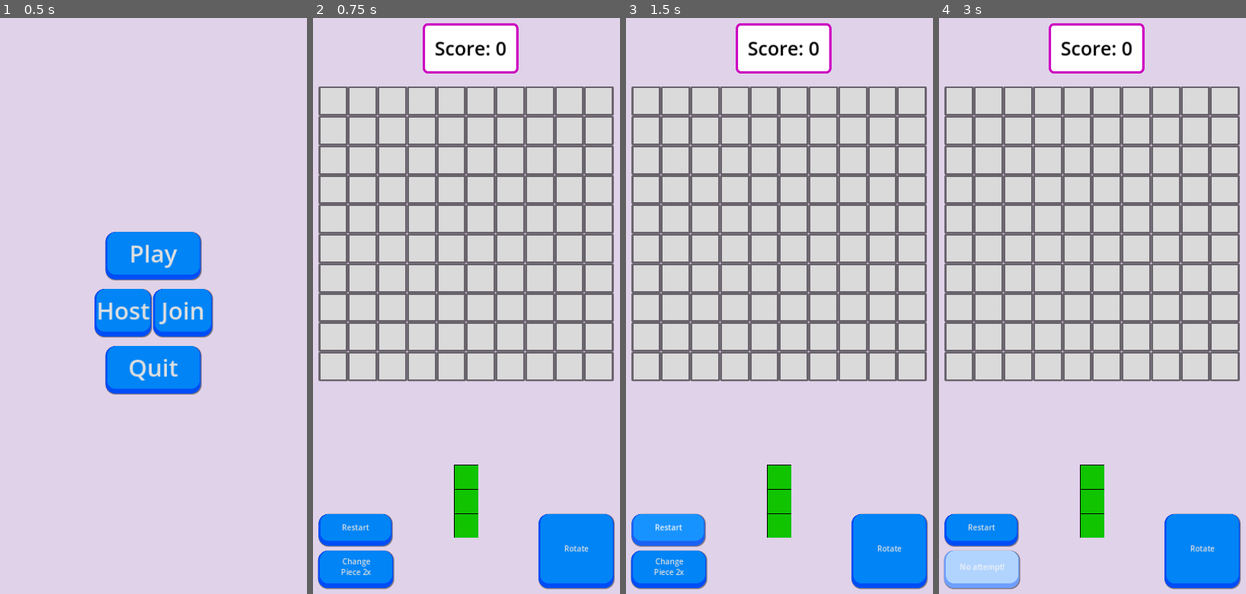
Above: before the commit, frames 1-4 (left to right).
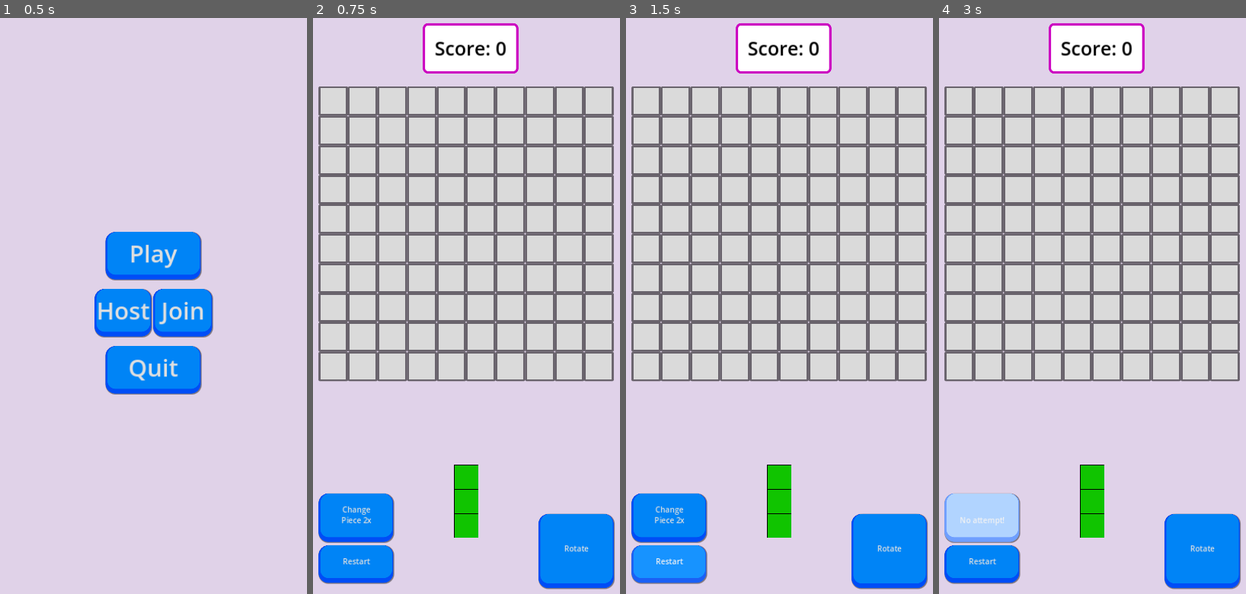
Above: after the commit, the same moments.

Repository: Awe0/Color-Jam
Game: Godot game, scene res://Scenes/Menu.tscn
Same seed, same stepped clock (60 frames per second), same inputs: the game is played once before the commit and once after it.
Inputs:
- Up to frame 1 (0.5 s): no input
- Up to frame 2 (0.75 s): click "Play" at 0.5 s
- Up to frame 3 (1.5 s): click "Restart" at 1.25 s
- Up to frame 4 (3 s): click "Change Piece 2x" at 2 s; click "Change Piece 1x" at 2.75 s

Frame 1 is identical in both runs. In frame 2, 2.3% of the frame differs, in the area x 1-27%, y 82-100%; in frame 3, 2.3%; in frame 4, 4.0%.

Commit message:
Trying to add a piece queue

Diff:
--- a/Scenes/Game.tscn
+++ b/Scenes/Game.tscn
@@ -14,7 +14,7 @@
 grow_vertical = 2
 script = ExtResource("1_y1bmt")
 metadata/_edit_horizontal_guides_ = [1063.0, 1220.0, 1050.0]
-metadata/_edit_vertical_guides_ = [50.0, 670.0, 360.0]
+metadata/_edit_vertical_guides_ = [50.0, 670.0, 360.0, 207.0]
 
 [node name="ColorRect" type="ColorRect" parent="."]
 layout_mode = 1
@@ -25,24 +25,53 @@
 grow_vertical = 2
 color = Color(0.879677, 0.824513, 0.911644, 1)
 
-[node name="Restart" type="Button" parent="."]
-layout_mode = 0
+[node name="VBoxContainer" type="VBoxContainer" parent="."]
+layout_mode = 1
+anchors_preset = 15
+anchor_right = 1.0
+anchor_bottom = 1.0
+offset_top = -61.0
+offset_bottom = -61.0
+grow_horizontal = 2
+grow_vertical = 2
+theme_override_constants/separation = 105
+
+[node name="Label2" type="Label" parent="VBoxContainer"]
+layout_mode = 2
+
+[node name="MarginContainer" type="MarginContainer" parent="VBoxContainer/Label2"]
+layout_mode = 2
 offset_left = 50.0
-offset_top = 1062.0
-offset_right = 204.0
-offset_bottom = 1129.0
+offset_top = 1081.0
+offset_right = 207.0
+offset_bottom = 1137.0
+
+[node name="ChangePiece" type="Button" parent="VBoxContainer/Label2/MarginContainer"]
+layout_mode = 2
 theme = ExtResource("2_1nh3o")
-text = "Restart"
+text = "
+Change
+Piece 2x
 
-[node name="ChangePiece" type="Button" parent="."]
-layout_mode = 0
-offset_left = 49.0
-offset_top = 1139.0
+"
+
+[node name="Label" type="Label" parent="VBoxContainer"]
+layout_mode = 2
+
+[node name="MarginContainer" type="MarginContainer" parent="VBoxContainer/Label"]
+layout_mode = 2
+offset_left = 50.0
+offset_top = 1063.0
 offset_right = 207.0
-offset_bottom = 1218.0
+offset_bottom = 1142.0
+
+[node name="Restart" type="Button" parent="VBoxContainer/Label/MarginContainer"]
+layout_mode = 2
 theme = ExtResource("2_1nh3o")
-text = "Change
-Piece 2x"
+text = "
+Restart
+
+"
 
 [node name="Rotate" type="Button" parent="."]
 layout_mode = 0
@@ -109,8 +138,8 @@
 theme = ExtResource("2_1nh3o")
 text = "Restart"
 
-[connection signal="pressed" from="Restart" to="." method="_on_restart_pressed"]
-[connection signal="pressed" from="ChangePiece" to="." method="_on_change_piece_pressed"]
+[connection signal="pressed" from="VBoxContainer/Label2/MarginContainer/ChangePiece" to="." method="_on_change_piece_pressed"]
+[connection signal="pressed" from="VBoxContainer/Label/MarginContainer/Restart" to="." method="_on_restart_pressed"]
 [connection signal="pressed" from="Rotate" to="." method="_on_rotate_pressed"]
 [connection signal="pressed" from="Upgrade" to="." method="_on_upgrade_pressed"]
 [connection signal="pressed" from="GameOver/Restart2" to="." method="_on_restart_pressed"]
--- a/Scripts/game.gd
+++ b/Scripts/game.gd
@@ -3,8 +3,8 @@
 @onready var grid_container: GridContainer = $GridContainer
 @onready var score_label: Label = $Score
 @onready var preview: CenterContainer = $Preview
-@onready var restart_button: Button = $Restart
-@onready var change_piece_button: Button = $ChangePiece
+@onready var restart_button: Button = $VBoxContainer/Label/MarginContainer/Restart
+@onready var change_piece_button: Button = $VBoxContainer/Label2/MarginContainer/ChangePiece
 @onready var game_over: Label = $GameOver
 @onready var rotate_button: Button = $Rotate
 
@@ -16,13 +16,15 @@
 var score: int = 0
 var cells = []
 var selected_color = null
+var piece_queue = []
 var attempt = 2
+#var arraytest = [0,]
 var color_scenes = [
-	preload("res://Scenes/Colors/Yellow.tscn"),
+	preload("res://Scenes/Colors/Red.tscn"),
 	preload("res://Scenes/Colors/Green.tscn"),
 	preload("res://Scenes/Colors/Brown.tscn"),
 	preload("res://Scenes/Colors/Blue.tscn"),
-	preload("res://Scenes/Colors/Red.tscn")
+	preload("res://Scenes/Colors/Yellow.tscn"),
 ]
 var color_previews = {
 	"yellow": preload("res://Scenes/Colors/Previews/Yellow_Preview.tscn"),
@@ -33,8 +35,31 @@
 }
 
 func _ready():
+	initialize_piece_queue()
 	create_grid()
 	assign_random_color()
+
+func initialize_piece_queue():
+	for i in range(3):
+		var random_index = randi() % color_scenes.size()
+		#print("color_scene array : ")
+		#print(color_scenes)
+		#print("\nrandom index : ")
+		#print(random_index)
+		var new_piece = color_scenes[random_index]
+		#print("\n new piece : ")
+		#print(new_piece)
+		piece_queue.append(new_piece)
+		#print("\n piece queue : ")
+		#print(piece_queue)
+
+func update_piece_queue():
+	piece_queue.pop_front()
+	var random_index = randi() % color_scenes.size()
+	var new_piece = color_scenes[random_index].instantiate()
+	piece_queue.append(new_piece)
+	selected_color = piece_queue[0]
+	update_previews()
 
 func create_grid():
 	for i in range(GRID_SIZE):
@@ -85,7 +110,12 @@
 func assign_random_color():
 	preview.rotation = 0
 	var random_index = randi() % color_scenes.size()
+	#if piece_order.size() < 3:
+		#piece_order.append(color_scenes[random_index])
 	selected_color = color_scenes[random_index].instantiate()
+	update_previews()
+
+func update_previews():
 	var color_name = selected_color.color_name
 	if color_previews.has(color_name):
 		var preview_instance = color_previews[color_name].instantiate()
@@ -147,7 +177,7 @@
 	var enable_theme_button = load("res://Themes/Buttons.tres")
 	score = 0
 	score_label.text = "Score: 0"
-	change_piece_button.text = "Change\nPiece 2x"
+	change_piece_button.text = "\nChange\nPiece 2x\n\n"
 	attempt = 2
 	change_piece_button.set_theme(enable_theme_button)
 
@@ -155,11 +185,11 @@
 	var disable_theme_button = load("res://Themes/Disable_Button.theme")
 	if attempt == 2:
 		assign_random_color()
-		change_piece_button.text = "Change\nPiece 1x"
+		change_piece_button.text = "\nChange\nPiece 1x\n\n"
 		attempt = 1
 	elif attempt == 1:
 		assign_random_color()
-		change_piece_button.text = "No attempt!"
+		change_piece_button.text = "\n\nNo attempt!\n\n"
 		attempt = 0
 		change_piece_button.set_theme(disable_theme_button)
 	else:
